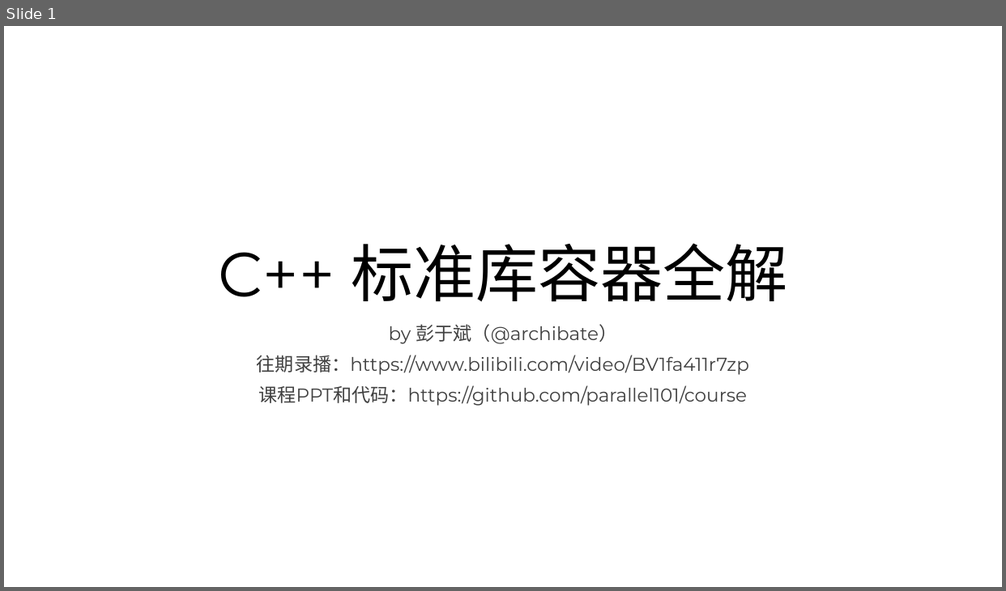
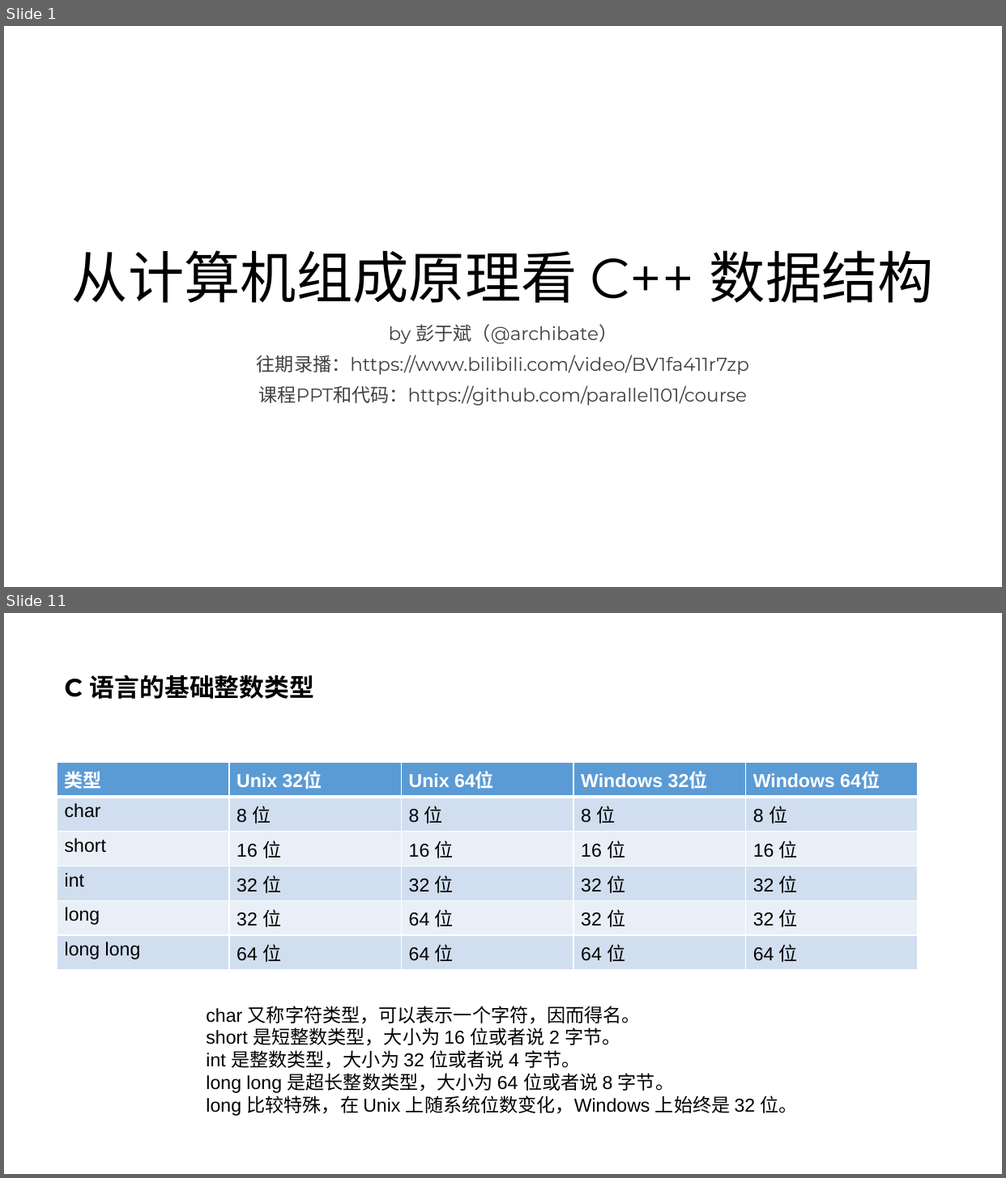
Before and after one commit to parallel101/course, a slide deck: 12/slides.pptx. Shown one above the other, each under a label of ours: slide 1 before the commit, slides 1 and 11 after it; the slides between them are not shown. The pictures are 1006x591 and 1006x1178 pixels, drawn with LibreOffice and Linux fonts; fonts in the diff are those of the drawing. Boxes give left, top, right and bottom in pixels: in the first picture for what was removed or moved away, otherwise in the second. Text is boxed around its words. In the diff, an @@ line names an element or a change of style, - is before the commit and + after.

```diff
--- a/12/slides.pptx
+++ b/12/slides.pptx
@@ slide 11 added at (4,613,1002,1174), background #FFFFFF @@
@@ title added at (65,675,314,699), 24 pt, text #000000, bold @@
+C 语言的基础整数类型
@@ table added at (57,763,918,965), 6 rows, 5 columns @@
+类型 | Unix 32位 | Unix 64位 | Windows 32位 | Windows 64位
+char | 8 位 | 8 位 | 8 位 | 8 位
+short | 16 位 | 16 位 | 16 位 | 16 位
+int | 32 位 | 32 位 | 32 位 | 32 位
+long | 32 位 | 64 位 | 32 位 | 32 位
+long long | 64 位 | 64 位 | 64 位 | 64 位
@@ text added at (206,1006,798,1116), 18 pt, text #000000 @@
+char 又称字符类型，可以表示一个字符，因而得名。
+short 是短整数类型，大小为 16 位或者说 2 字节。
+int 是整数类型，大小为 32 位或者说 4 字节。
+long long 是超长整数类型，大小为 64 位或者说 8 字节。
+long 比较特殊，在 Unix 上随系统位数变化，Windows 上始终是 32 位。
@@ slide 1 changed as well @@
@@ title at (72,250,934,303): text changed; size 60 to 54 pt @@
-C++ 标准库容器全解
+从计算机组成原理看 C++ 数据结构
```
Also in this commit, not shown: 19 other slides added, 5 other files.
